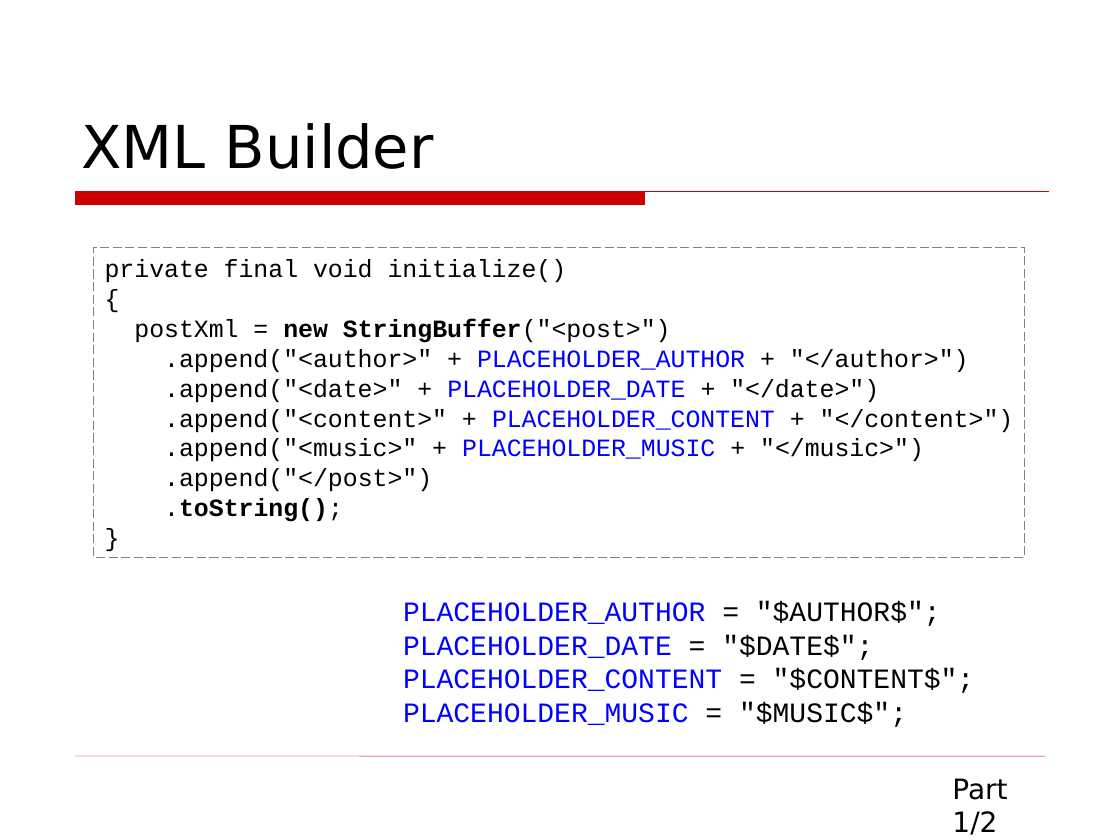
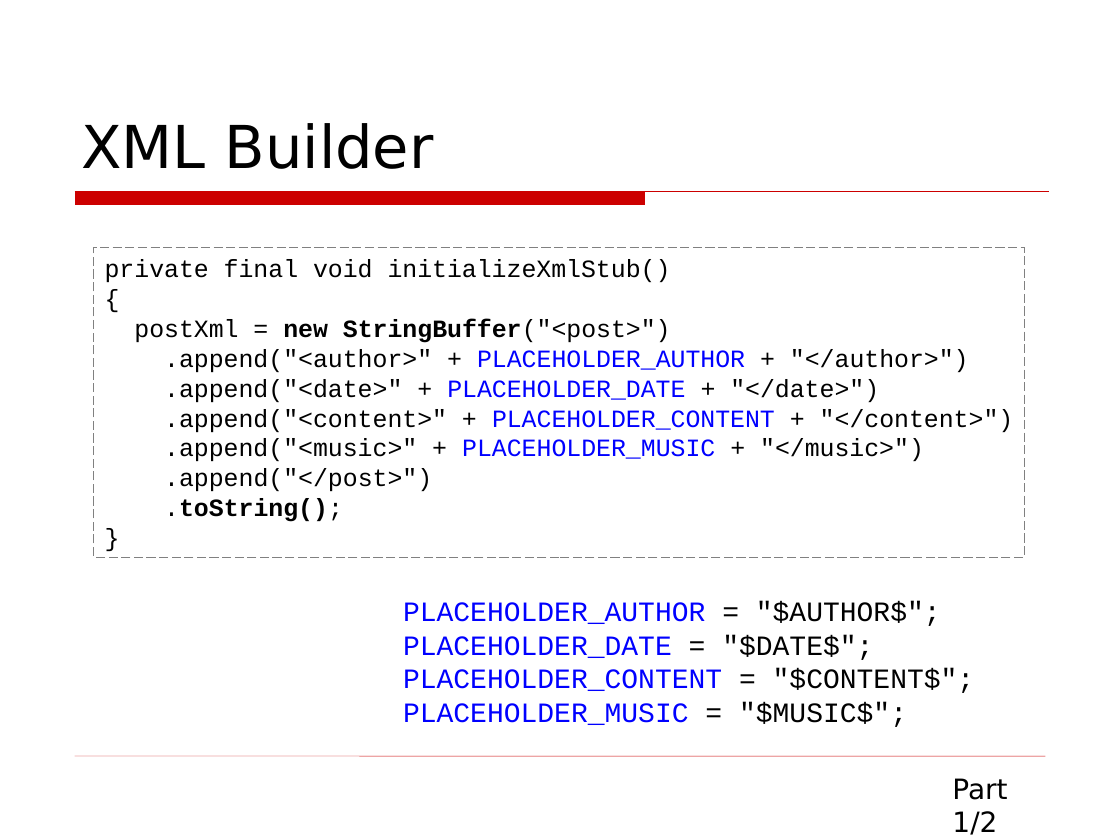
Before and after one commit to asolntsev/presentations, a slide deck: slide 21 of wtf-code/WTF_code.topconf.en.ppt. Drawn at 1120x840 pixels with LibreOffice and Linux fonts; fonts in the diff are those of the drawing; background and template pictures are left out. Boxes give left, top, right and bottom in pixels: in the first picture for what was removed or moved away, otherwise in the second. Text is boxed around its words. In the diff, an @@ line names an element or a change of style, - is before the commit and + after.

```diff
--- a/wtf-code/WTF_code.topconf.en.ppt
+++ b/wtf-code/WTF_code.topconf.en.ppt
@@ text in rectangle at (105, 259, 671, 282): text changed @@
-private final void initialize()
+private final void initializeXmlStub()
```
Also in this commit, not shown: 10 other slides changed.
